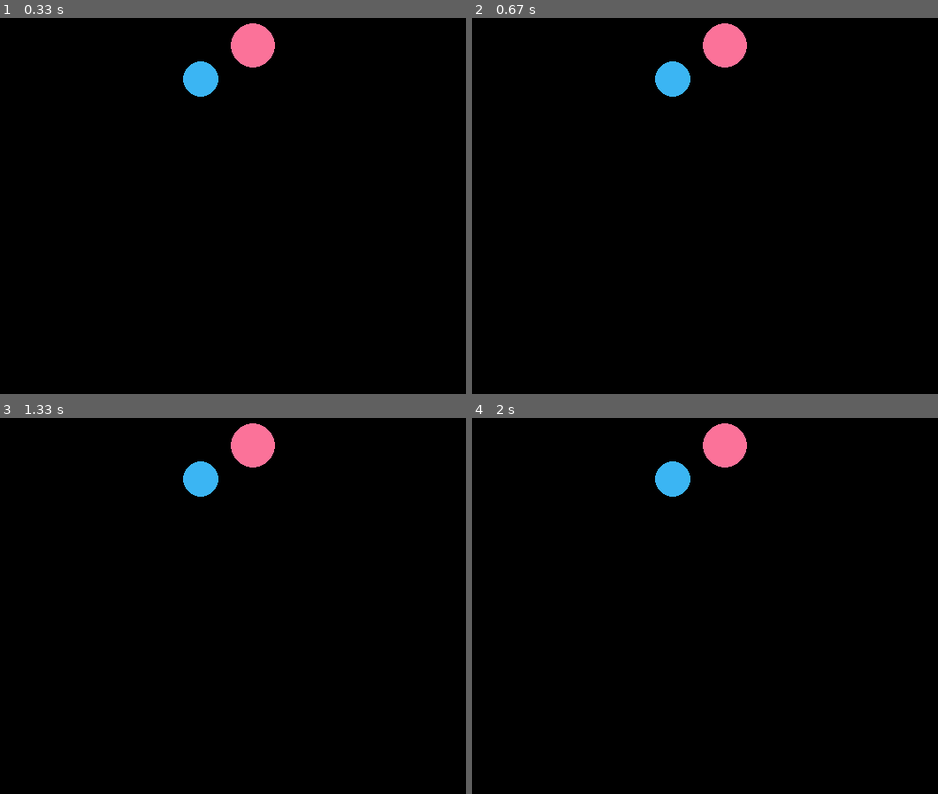
Above: before the commit, frames 1-4 (two rows, left to right).
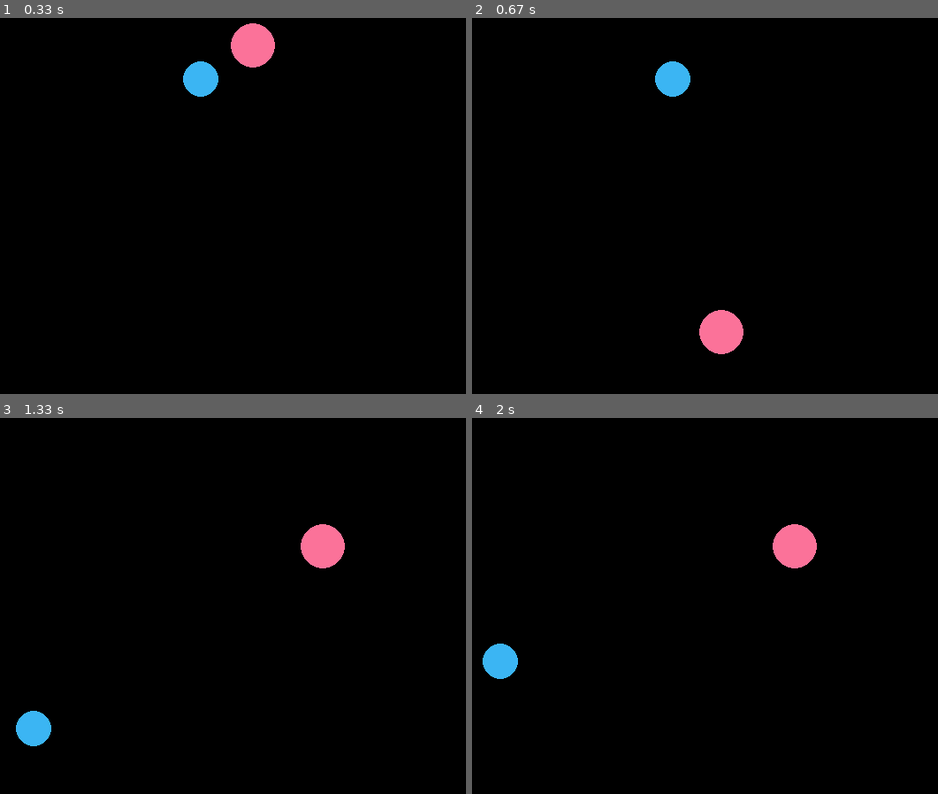
Above: after the commit, the same moments.

Repository: infProgram/inf371_spring2022-qwqVictor
Game: pygame game, started from pygame_practices/5DragItem.py
The game is run twice, just before and just after one commit, with the same random seed, the same clock (stepped at 60 frames per second) and the same inputs.
Inputs (mouse positions are in pixels of both pictures, inside the frame that each line leads up to):
- Up to frame 1 (0.33 s): no input
- Up to frame 2 (0.67 s): press the mouse at (723, 44) at 0.37 s; move the mouse to (723, 187) at 0.47 s; release the mouse at (723, 333) at 0.6 s
- Up to frame 3 (1.33 s): press the mouse at (200, 478) at 0.7 s; move the mouse to (116, 602) at 0.8 s; release the mouse at (32, 730) at 0.93 s; press the mouse at (251, 733) at 1.03 s; move the mouse to (284, 639) at 1.13 s; release the mouse at (321, 545) at 1.27 s
- Up to frame 4 (2 s): press the mouse at (504, 730) at 1.87 s; move the mouse to (499, 662) at 1.97 s

Frame 1 is identical in both runs. In frame 2, 1.7% of the frame differs, in the area x 48-60%, y 1-90%; in frame 3, 2.8%, in the area x 3-75%, y 1-88%; in frame 4, 2.8%.

Commit message:
feat(pygame_practices.5): implement dragging

Diff:
--- a/pygame_practices/5DragItem.py
+++ b/pygame_practices/5DragItem.py
@@ -61,7 +61,17 @@
             print("user exit", file=sys.stderr)
             running = False
             break
-
+        if event.type == pygame.MOUSEBUTTONDOWN:
+            if pygame.mouse.get_pressed()[0]:
+                if blue_ball.collidepoint(pygame.mouse.get_pos()):
+                    dragging_ball = blue_ball
+                elif pink_ball.collidepoint(pygame.mouse.get_pos()):
+                    dragging_ball = pink_ball
+        if event.type == pygame.MOUSEMOTION:
+            if dragging_ball:
+                dragging_ball.move_to(pygame.mouse.get_pos())
+        if event.type == pygame.MOUSEBUTTONUP:
+            dragging_ball = None
     if running:
         screen.fill((background_color))
         pink_ball.blit(screen)
